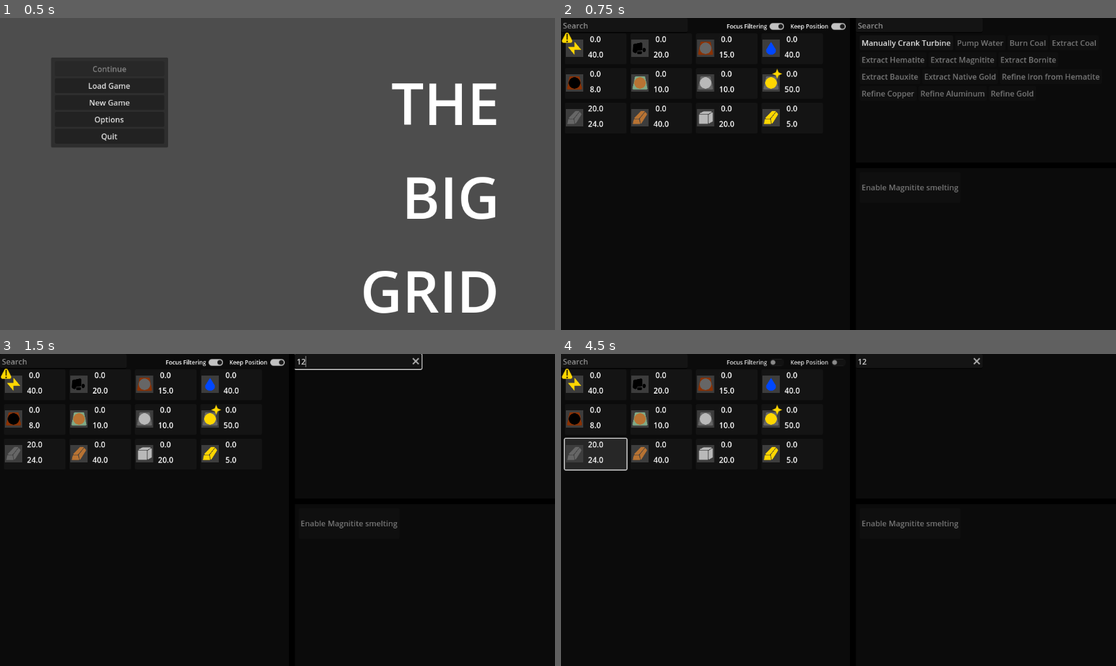
Above: before the commit, frames 1-4 (two rows, left to right).
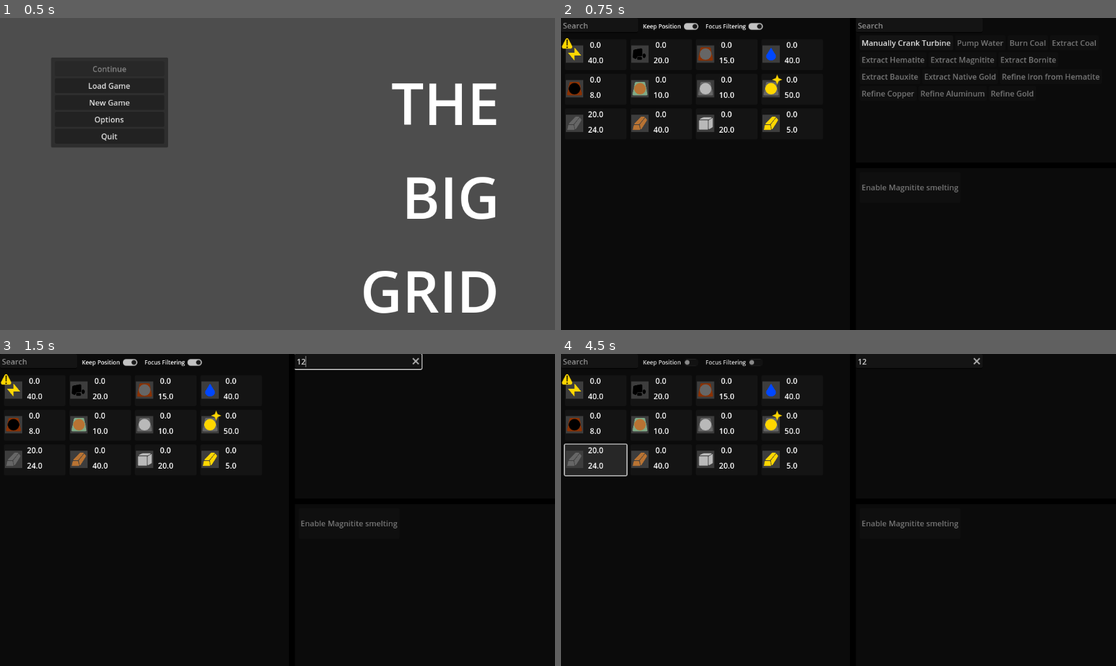
Above: after the commit, the same moments.

Repository: Carth501/The-Big-Grid
Game: Godot game, scene res://scenes/MainMenu.tscn
The game is run twice, just before and just after one commit, with the same random seed, the same clock (stepped at 60 frames per second) and the same inputs.
Inputs (mouse positions are in pixels of both pictures, inside the frame that each line leads up to):
- Up to frame 1 (0.5 s): no input
- Up to frame 2 (0.75 s): click "New Game" at 0.5 s
- Up to frame 3 (1.5 s): click (360, 360) at 1.27 s; type "12" at 1.35 s
- Up to frame 4 (4.5 s): click "Keep Position" at 2 s; click "Focus Filtering" at 2.75 s; click "[center]0.0[/center]" at 3.5 s; click "[center]20.0[/center]" at 4.25 s

Frame 1 is identical in both runs. In frame 2, 3.7% of the frame differs, in the area x 0-52%, y 1-37%; in frame 3, 3.7%; in frame 4, 4.0%, in the area x 0-50%, y 1-40%.

Commit message:
reorganize header

Diff:
--- a/scenes/Game.tscn
+++ b/scenes/Game.tscn
@@ -49,10 +49,10 @@
 
 [node name="SupplyScrollContainer" type="ScrollContainer" parent="Display/MiddleSplit/SupplyBackground"]
 layout_mode = 1
-anchors_preset = 15
-anchor_right = 1.0
-anchor_bottom = 1.0
-offset_top = 24.0
+anchors_preset = -1
+anchor_right = 1.0
+anchor_bottom = 1.0
+offset_top = 36.0
 grow_horizontal = 2
 grow_vertical = 2
 
@@ -72,14 +72,24 @@
 supply_collection = NodePath("../../../../../../Logic/SupplyCollection")
 options_overseer = NodePath("../../../../../../Logic/OptionsOverseer")
 
-[node name="KeepPositionControl" type="Control" parent="Display/MiddleSplit/SupplyBackground"]
-layout_mode = 1
-anchors_preset = 1
-anchor_left = 1.0
-anchor_right = 1.0
-grow_horizontal = 0
-
-[node name="KeepPositionToggle" type="CheckButton" parent="Display/MiddleSplit/SupplyBackground/KeepPositionControl"]
+[node name="HFlowContainer" type="HFlowContainer" parent="Display/MiddleSplit/SupplyBackground"]
+layout_mode = 1
+anchors_preset = 10
+anchor_right = 1.0
+offset_bottom = 31.0
+grow_horizontal = 2
+
+[node name="SupplySearch" type="LineEdit" parent="Display/MiddleSplit/SupplyBackground/HFlowContainer"]
+custom_minimum_size = Vector2(160, 0)
+layout_mode = 2
+placeholder_text = "Search"
+clear_button_enabled = true
+
+[node name="KeepPositionControl" type="Control" parent="Display/MiddleSplit/SupplyBackground/HFlowContainer"]
+custom_minimum_size = Vector2(130, 31)
+layout_mode = 2
+
+[node name="KeepPositionToggle" type="CheckButton" parent="Display/MiddleSplit/SupplyBackground/HFlowContainer/KeepPositionControl"]
 layout_mode = 1
 anchors_preset = 1
 anchor_left = 1.0
@@ -94,16 +104,11 @@
 text = "Keep Position"
 alignment = 2
 
-[node name="FocusFilteringControl" type="Control" parent="Display/MiddleSplit/SupplyBackground"]
-layout_mode = 1
-anchors_preset = 1
-anchor_left = 1.0
-anchor_right = 1.0
-offset_left = -128.0
-offset_right = -128.0
-grow_horizontal = 0
-
-[node name="FocusFilteringToggle" type="CheckButton" parent="Display/MiddleSplit/SupplyBackground/FocusFilteringControl"]
+[node name="FocusFilteringControl" type="Control" parent="Display/MiddleSplit/SupplyBackground/HFlowContainer"]
+custom_minimum_size = Vector2(130, 31)
+layout_mode = 2
+
+[node name="FocusFilteringToggle" type="CheckButton" parent="Display/MiddleSplit/SupplyBackground/HFlowContainer/FocusFilteringControl"]
 layout_mode = 1
 anchors_preset = 1
 anchor_left = 1.0
@@ -118,13 +123,6 @@
 text = "Focus Filtering"
 alignment = 2
 
-[node name="SupplySearch" type="LineEdit" parent="Display/MiddleSplit/SupplyBackground"]
-layout_mode = 0
-offset_right = 263.0
-offset_bottom = 31.0
-placeholder_text = "Search"
-clear_button_enabled = true
-
 [node name="RightSplit" type="VSplitContainer" parent="Display/MiddleSplit"]
 layout_mode = 2
 split_offset = 300
@@ -374,9 +372,9 @@
 layout_mode = 2
 text = "Quit"
 
-[connection signal="toggled" from="Display/MiddleSplit/SupplyBackground/KeepPositionControl/KeepPositionToggle" to="Logic/OptionsOverseer" method="set_keep_positions"]
-[connection signal="toggled" from="Display/MiddleSplit/SupplyBackground/FocusFilteringControl/FocusFilteringToggle" to="Logic/OptionsOverseer" method="set_focus_filtering"]
-[connection signal="text_changed" from="Display/MiddleSplit/SupplyBackground/SupplySearch" to="Logic/FilterForeman" method="set_search_filter"]
+[connection signal="text_changed" from="Display/MiddleSplit/SupplyBackground/HFlowContainer/SupplySearch" to="Logic/FilterForeman" method="set_search_filter"]
+[connection signal="toggled" from="Display/MiddleSplit/SupplyBackground/HFlowContainer/KeepPositionControl/KeepPositionToggle" to="Logic/OptionsOverseer" method="set_keep_positions"]
+[connection signal="toggled" from="Display/MiddleSplit/SupplyBackground/HFlowContainer/FocusFilteringControl/FocusFilteringToggle" to="Logic/OptionsOverseer" method="set_focus_filtering"]
 [connection signal="text_changed" from="Display/MiddleSplit/RightSplit/ActionBackground/ActionSearch" to="Logic/ActionManager" method="set_action_filter"]
 [connection signal="close_action_menu" from="Display/MiddleSplit/RightSplit/ActionBackground/ActionMenuScrollContainer/MarginContainer/ActionMenu" to="Display/MiddleSplit/RightSplit/ActionBackground" method="open_actions_display"]
 [connection signal="close_supply_menu" from="Display/MiddleSplit/RightSplit/ActionBackground/SupplyMenuScrollContainer/MarginContainer/SupplyMenu" to="Display/MiddleSplit/RightSplit/ActionBackground" method="open_actions_display"]
